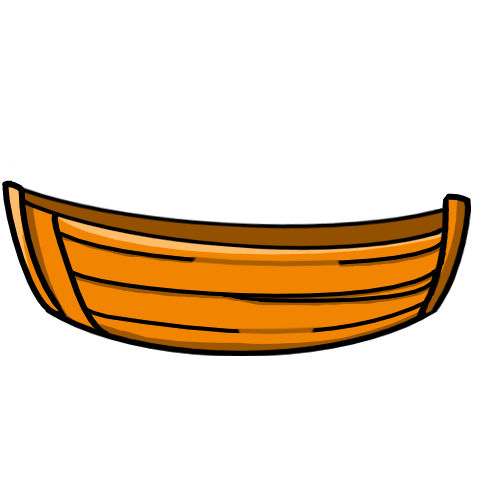
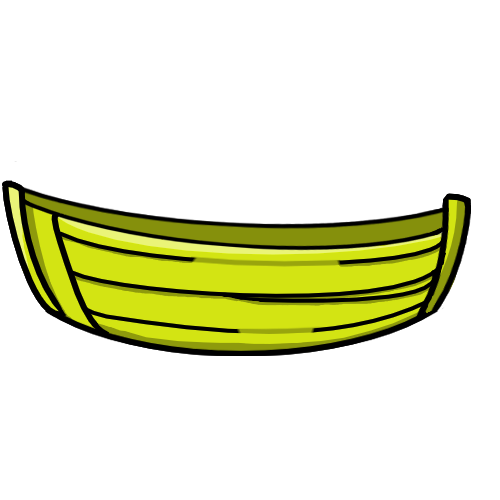
The second 500px x 500px image is a revision of the first. Changes to its layers:
painted on "sketch" (2nd of 3, in "desenho") over [2,161,471,356]
painted on "cor base" (2nd of 3, in "desenho") over [2,161,471,356]
showed group "desenho" (2nd of 2) (4 layers) over [2,161,471,356]
painted on "sketch" (3rd of 3, in "desenho") over [2,161,471,356]
painted on "sombra" (2nd of 2, in "desenho") over [2,161,471,356]
painted on "luz" over [2,161,471,356]
painted on "cor base" (3rd of 3, in "desenho") over [2,161,471,356]
